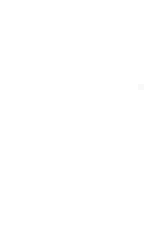
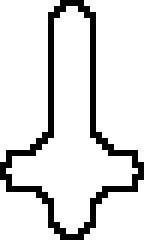
Comparing the layer stacks of the two w=144, h=240 images. Changes:
added layer "flipped" above "Pasted Layer" over [0,0,144,240]
hid "Pasted Layer", painted on it over [0,0,144,240]
